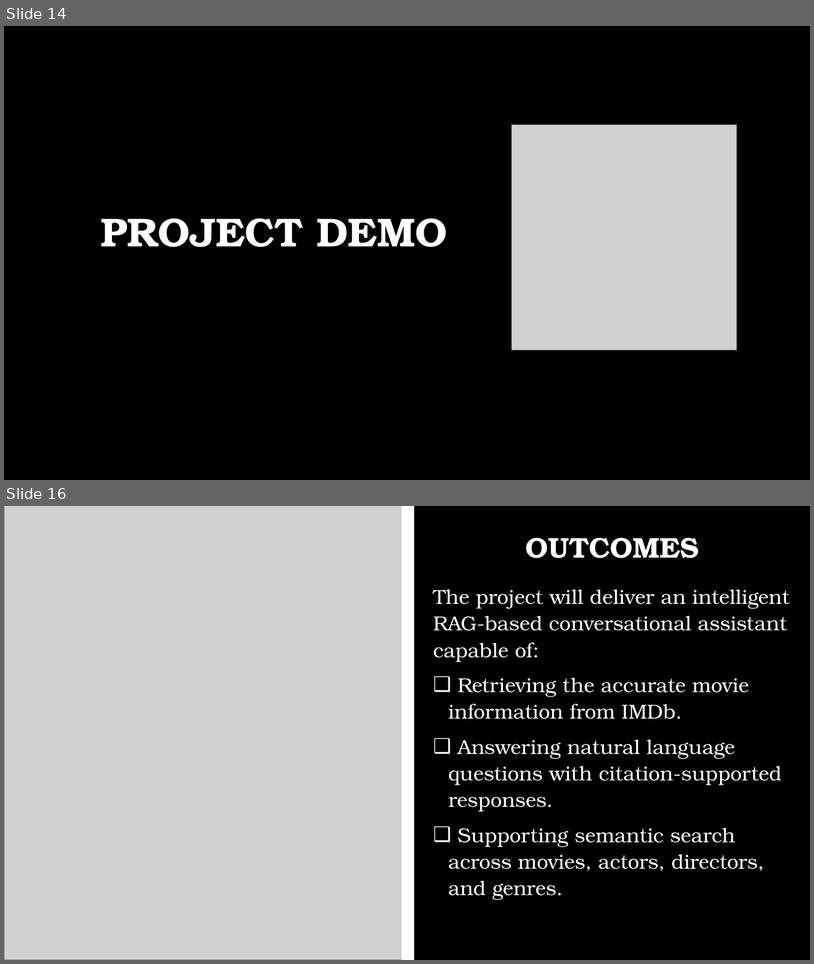
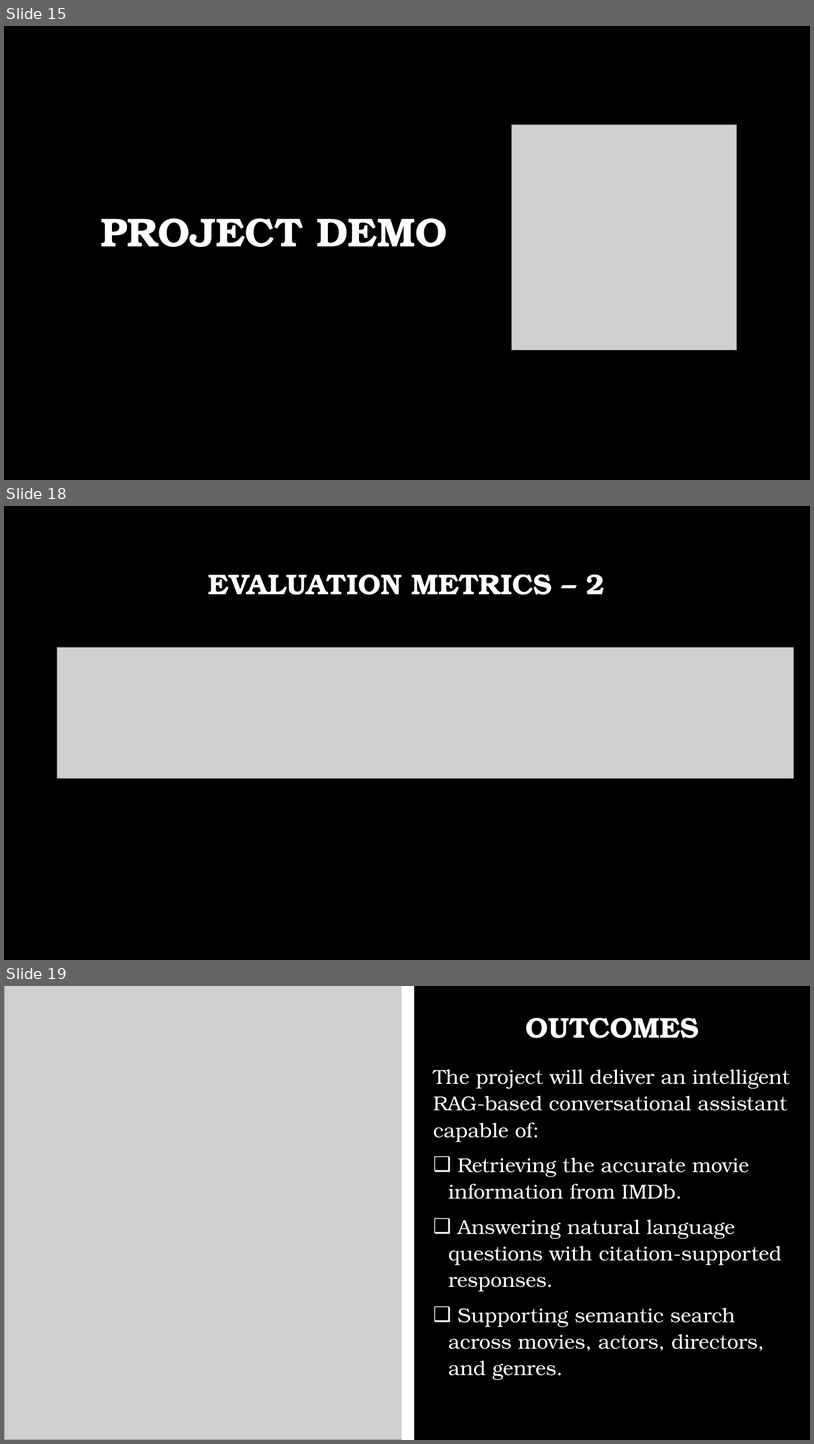
Before and after one commit to ramkrishnayprk/patriots, a slide deck: documentation/Presentation-IMDB_RAG-Model.pptx. Shown one above the other, each under a label of ours: slides 14 and 16 before the commit, slides 15, 18 and 19 after it; the slides between them are not shown. The pictures are 814x964 and 814x1444 pixels, drawn with LibreOffice and Linux fonts; fonts in the diff are those of the drawing; grey boxes stand for pictures; background and template pictures are left out. Boxes give left, top, right and bottom in pixels: in the first picture for what was removed or moved away, otherwise in the second. Text is boxed around its words. In the diff, an @@ line names an element or a change of style, - is before the commit and + after.

```diff
--- a/documentation/Presentation-IMDB_RAG-Model.pptx
+++ b/documentation/Presentation-IMDB_RAG-Model.pptx
@@ slide 18 added at box(4, 506, 810, 960), background picture (left out) @@
@@ title added at box(209, 574, 605, 595), 34 pt, text #FFFFFF, bold @@
+EVALUATION METRICS – 2
@@ picture added at box(57, 648, 794, 778) @@
@@ what was slide 14 is now slide 15 @@
@@ what was slide 16 is now slide 19 @@
```
Also in this commit, not shown: 3 slides changed, 2 other slides added.
